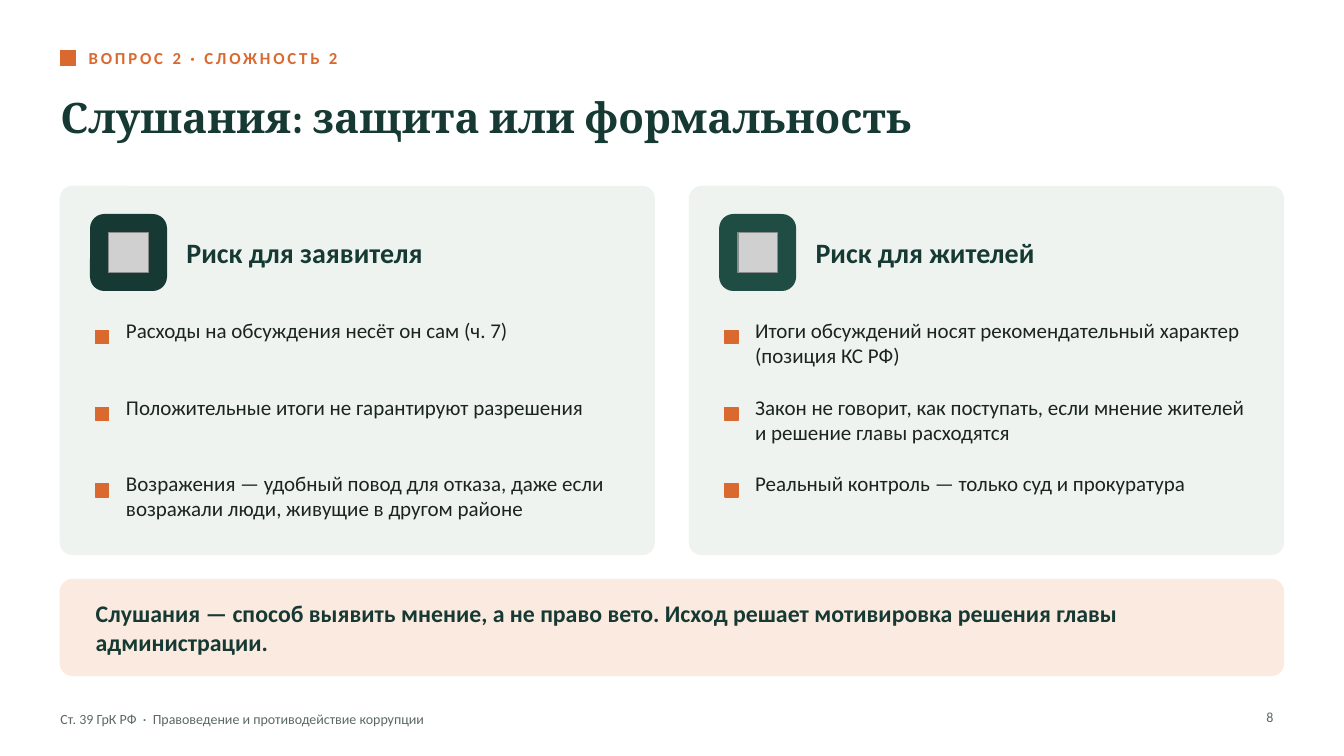
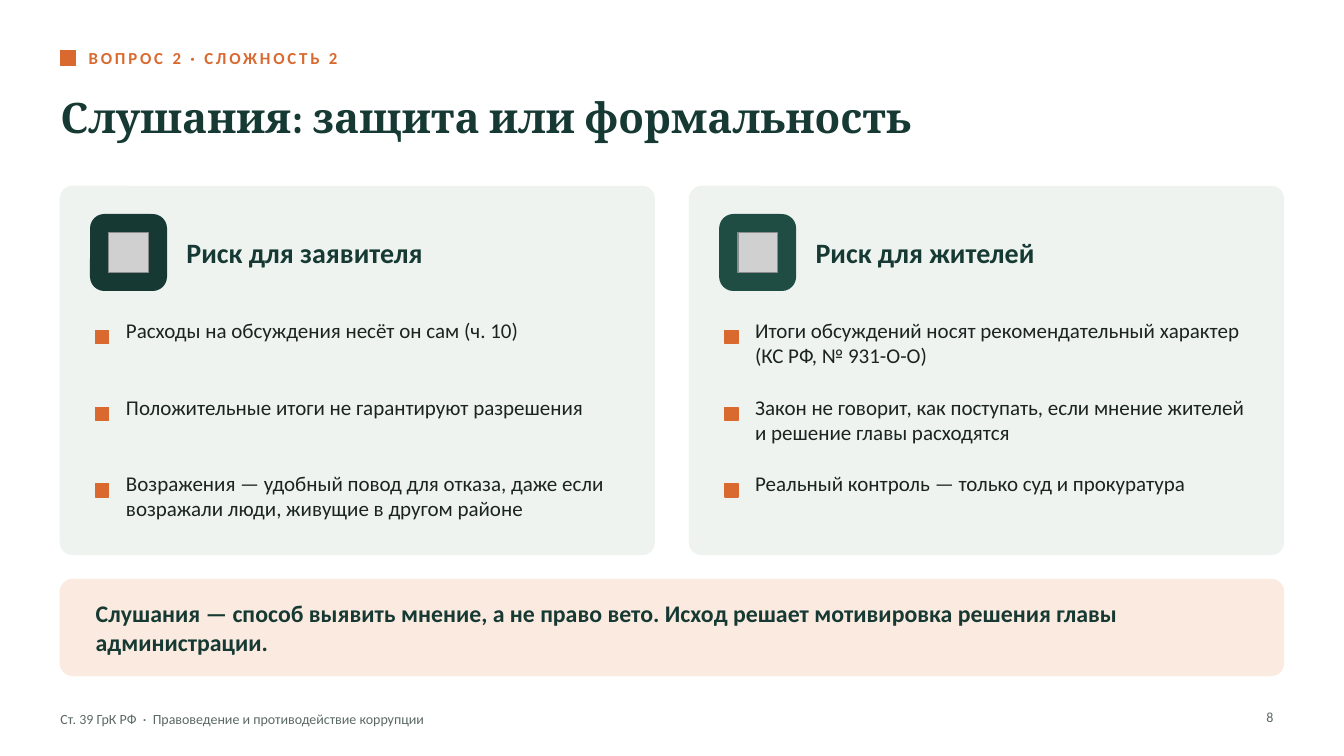
Before and after one commit to danok12/danok12, a slide deck: slide 8 of ucheba/pravovedenie-grk/Ст. 39 ГрК РФ — презентация.pptx. Drawn at 1344x756 pixels with LibreOffice and Linux fonts; fonts in the diff are those of the drawing; grey boxes stand for pictures. Boxes give left, top, right and bottom in pixels: in the first picture for what was removed or moved away, otherwise in the second. Text is boxed around its words. In the diff, an @@ line names an element or a change of style, - is before the commit and + after.

```diff
--- a/ucheba/pravovedenie-grk/Ст. 39 ГрК РФ — презентация.pptx
+++ b/ucheba/pravovedenie-grk/Ст. 39 ГрК РФ — презентация.pptx
@@ text at bbox=[126, 323, 518, 342]: text changed @@
-Расходы на обсуждения несёт он сам (ч. 7)
+Расходы на обсуждения несёт он сам (ч. 10)
@@ text at bbox=[755, 323, 1239, 366]: text changed @@
-Итоги обсуждений носят рекомендательный характер (позиция КС РФ)
+Итоги обсуждений носят рекомендательный характер (КС РФ, № 931-О-О)
```
Also in this commit, not shown: 4 other slides changed, 5 other files.
